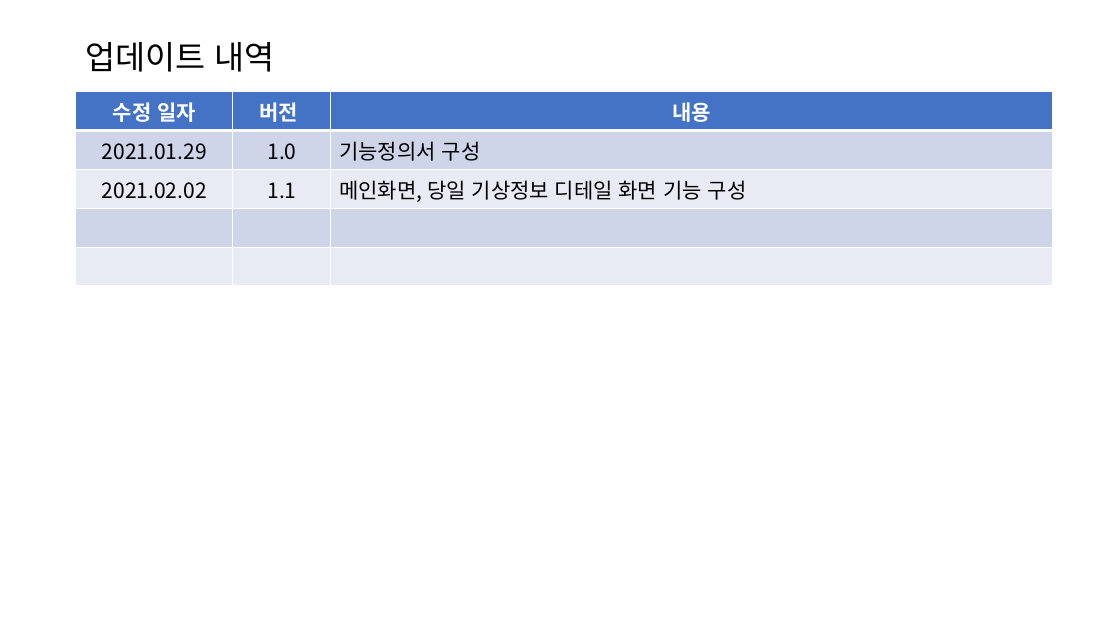
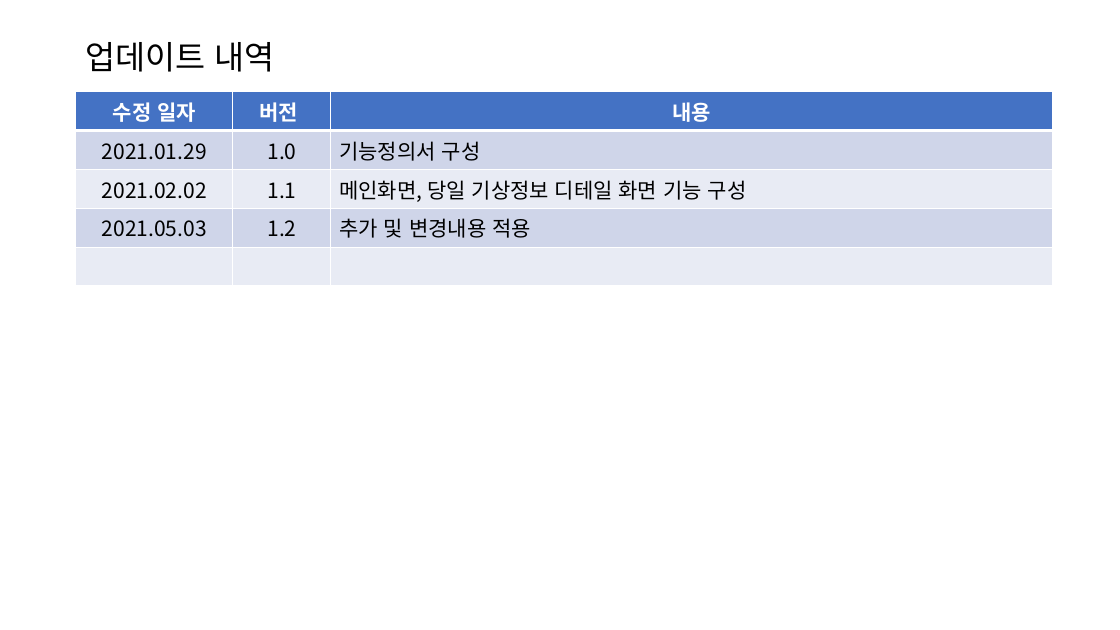
Before and after one commit to jsg3121/WeatherVue, a slide deck: slide 2 of Doc/기능정의서.pptx. Drawn at 1120x630 pixels with LibreOffice and Linux fonts; fonts in the diff are those of the drawing. Boxes give left, top, right and bottom in pixels: in the first picture for what was removed or moved away, otherwise in the second. Text is boxed around its words. In the diff, an @@ line names an element or a change of style, - is before the commit and + after.

Commit message:
FEAT(doc) : 기능정의서 업데이트

```diff
--- a/Doc/기능정의서.pptx
+++ b/Doc/기능정의서.pptx
@@ table at box(76, 92, 1053, 261) @@
+row 4: 2021.05.03 | 1.2 | 추가 및 변경내용 적용
-row 5:  |  | 
```
Also in this commit, not shown: 1 other slide changed, 1 slide added.
